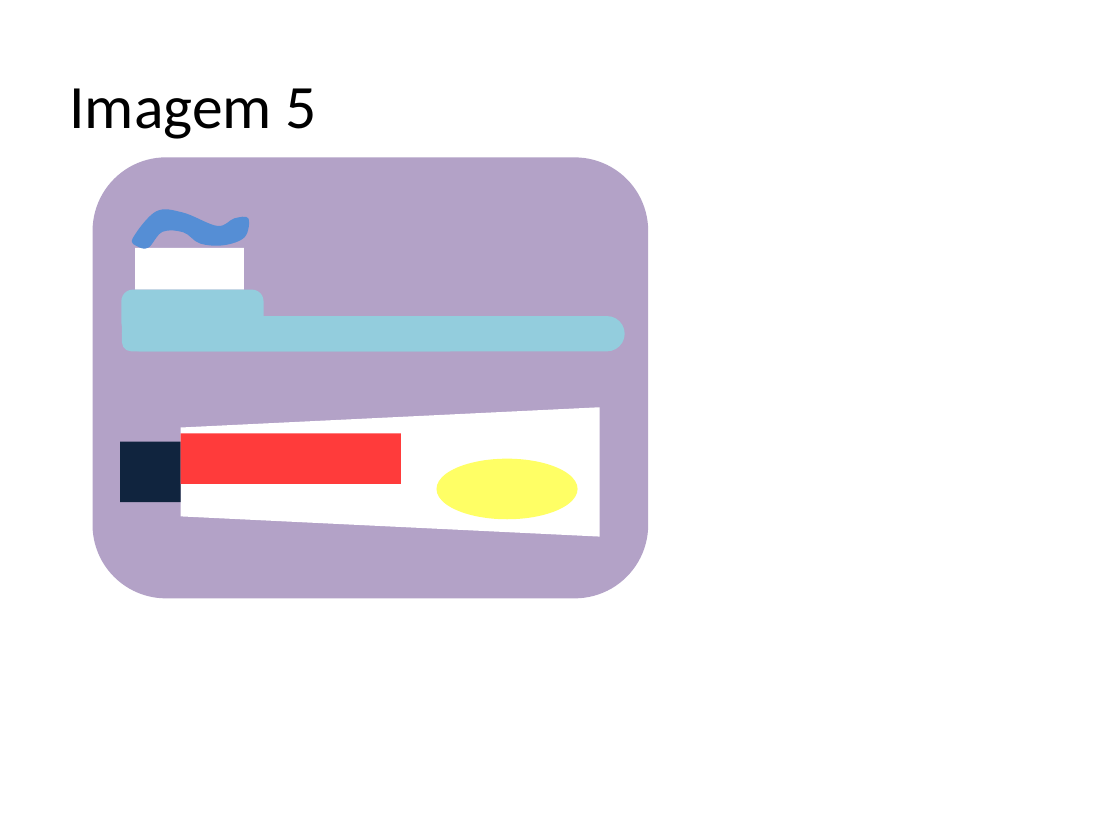
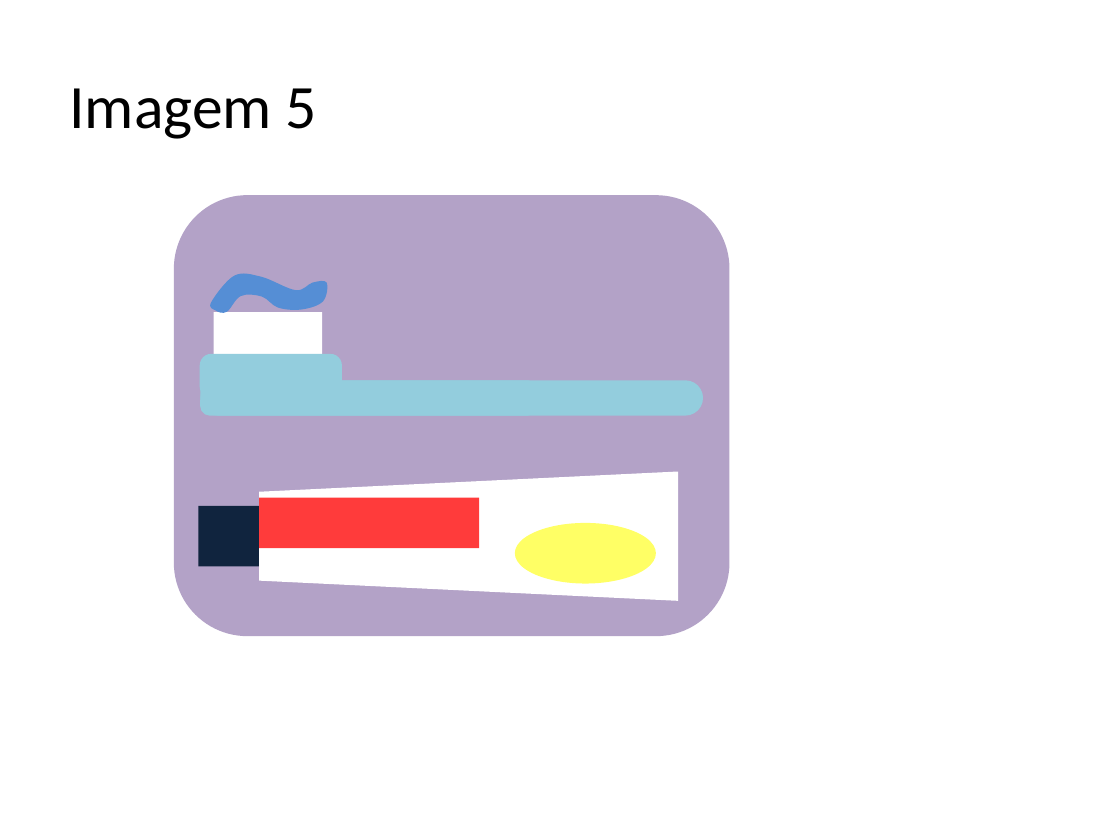
Before and after one commit to gustavogitzel/Discussex, a slide deck: slide 6 of Rascunhos/Imagens/Gravidez.pptx. Drawn at 1120x840 pixels with LibreOffice and Linux fonts; fonts in the diff are those of the drawing. Boxes give left, top, right and bottom in pixels: in the first picture for what was removed or moved away, otherwise in the second. Text is boxed around its words. In the diff, an @@ line names an element or a change of style, - is before the commit and + after.

```diff
--- a/Rascunhos/Imagens/Gravidez.pptx
+++ b/Rascunhos/Imagens/Gravidez.pptx
@@ rounded rectangle: place and size @@
-rounded rectangle at [93,158,648,599]
+rounded rectangle at [174,195,729,636]
@@ 3 rectangles, 3 rounded rectangles, 1 ellipse, 1 freeform shape, 1 trapezoid: place and size @@
-3 rectangles, 3 rounded rectangles, 1 ellipse, 1 freeform shape, 1 trapezoid at [120,209,625,536]
+3 rectangles, 3 rounded rectangles, 1 ellipse, 1 freeform shape, 1 trapezoid at [198,273,703,601]
```
Also in this commit, not shown: 4 other slides changed, 1 slide added, 18 other files.
